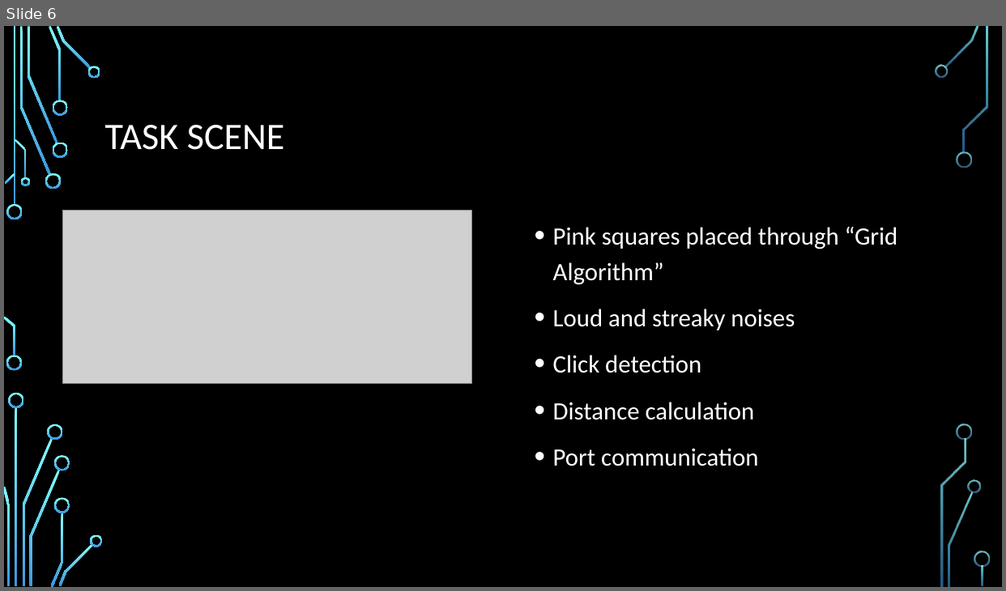
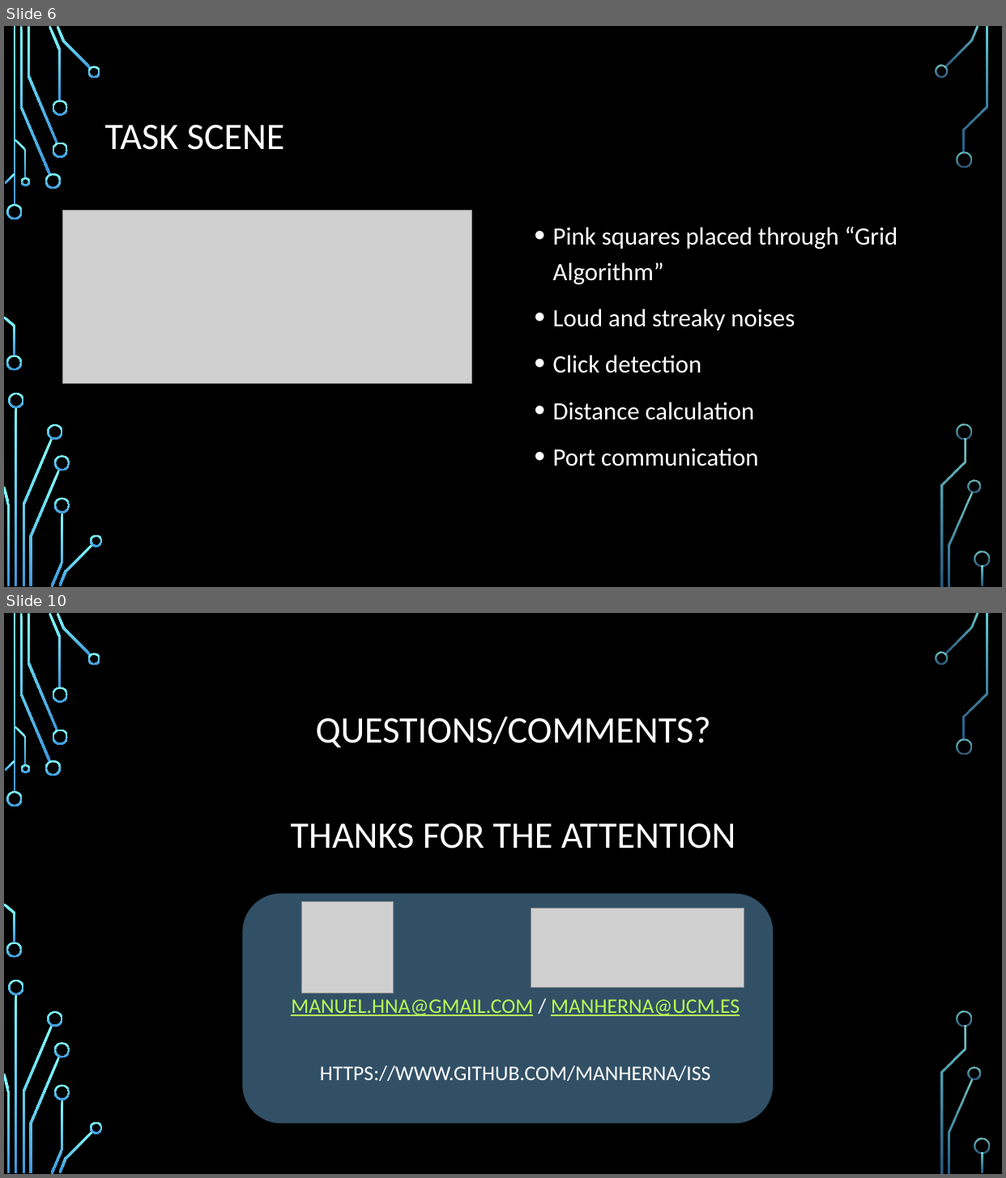
Before and after one commit to manherna/ISS, a slide deck: ISS_FinalPresentation.pptx. Shown one above the other, each under a label of ours: slide 6 before the commit, slides 6 and 10 after it; the slides between them are not shown. The pictures are 1006x591 and 1006x1178 pixels, drawn with LibreOffice and Linux fonts; fonts in the diff are those of the drawing; grey boxes stand for pictures; background and template pictures are left out. Boxes give left, top, right and bottom in pixels: in the first picture for what was removed or moved away, otherwise in the second. Text is boxed around its words. In the diff, an @@ line names an element or a change of style, - is before the commit and + after.

```diff
--- a/ISS_FinalPresentation.pptx
+++ b/ISS_FinalPresentation.pptx
@@ slide 10 added at [4,613,1002,1174], background picture (left out); not listed: 36 template elements that a slide beside it also shows @@
@@ text added at [316,717,711,747], 36 pt, text #FFFFFF @@
+QUESTIONS/COMMENTS?
@@ title added at [291,824,736,849], 36 pt, text #FFFFFF @@
+THANKS FOR THE ATTENTION
@@ rounded rectangle added at [243,894,774,1123], fill #63A0CC at 50% opacity @@
@@ picture added at [302,902,394,994] @@
@@ picture added at [531,908,744,987] @@
@@ text added at [291,999,739,1081], 20 pt, text #FFFFFF @@
+MANUEL.HNA@GMAIL.COM / MANHERNA@UCM.ES
+HTTPS://WWW.GITHUB.COM/MANHERNA/ISS
```
Also in this commit, not shown: 3 slides changed, 3 other slides added, 11 other files.
